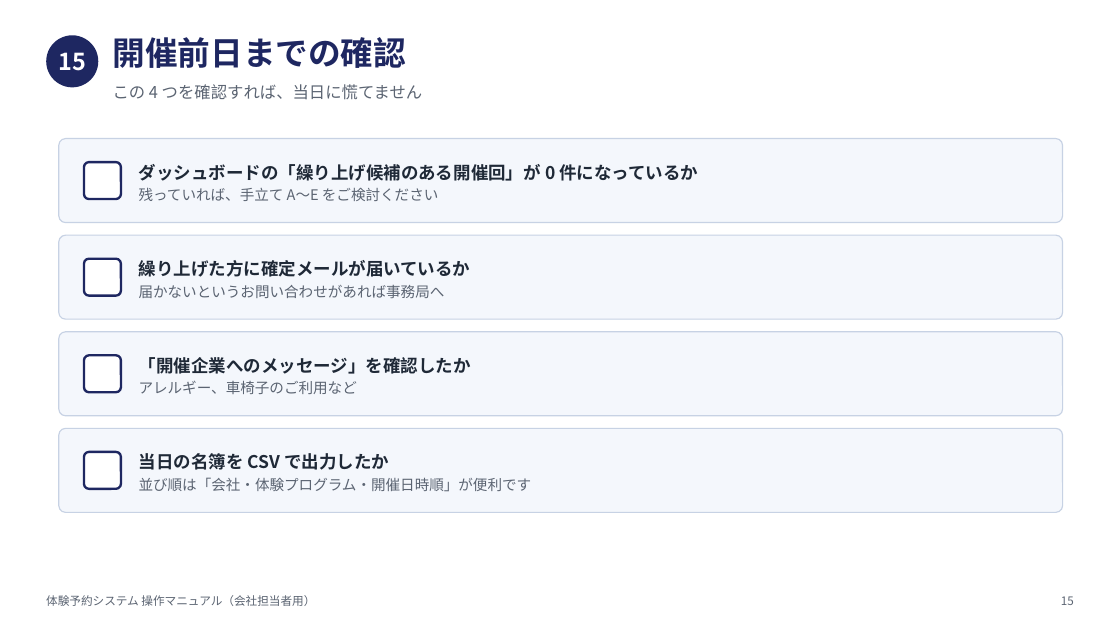
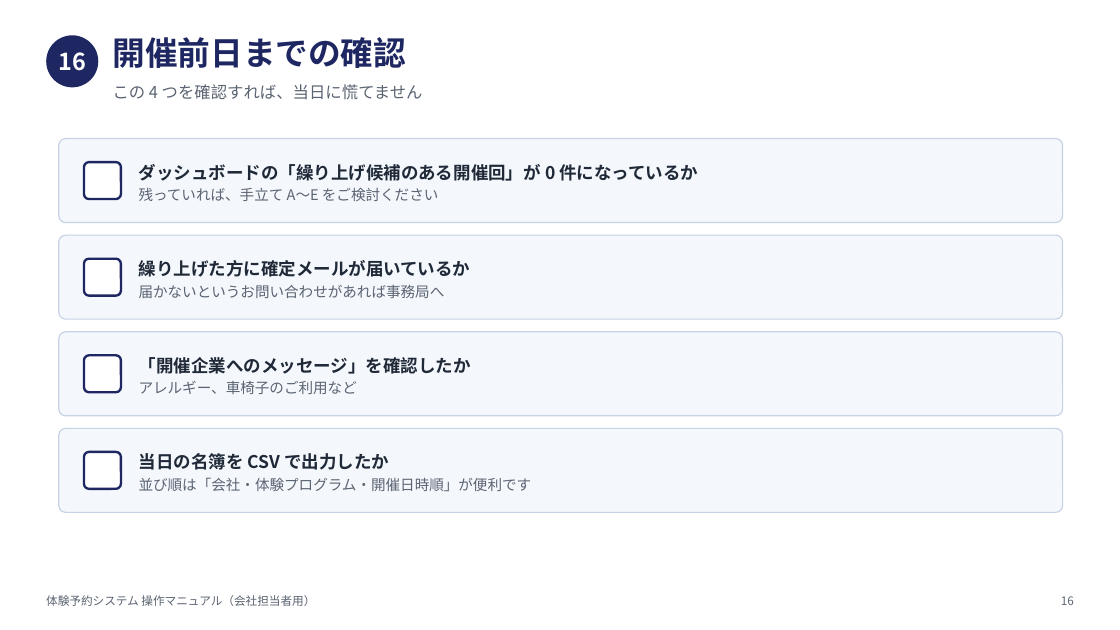
Before and after one commit to nisplus/reserve, a slide deck: slide 17 of docs/manual-company.pptx (slide 16 before the commit). Drawn at 1120x630 pixels with LibreOffice and Linux fonts; fonts in the diff are those of the drawing. Boxes give left, top, right and bottom in pixels: in the first picture for what was removed or moved away, otherwise in the second. Text is boxed around its words. In the diff, an @@ line names an element or a change of style, - is before the commit and + after.

```diff
--- a/docs/manual-company.pptx
+++ b/docs/manual-company.pptx
@@ text at [58,52,86,71]: text changed @@
-15
+16
@@ text at [1061,596,1074,605]: text changed @@
-15
+16
```
Also in this commit, not shown: 10 other slides changed, 1 slide added, 13 other files.
